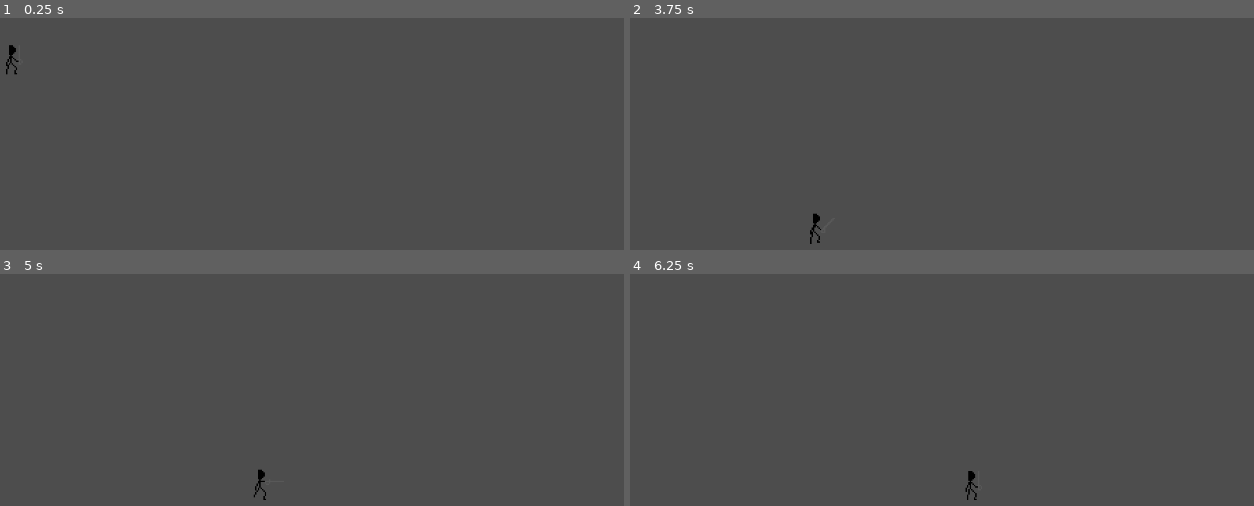
Above: before the commit, frames 1-4 (two rows, left to right).
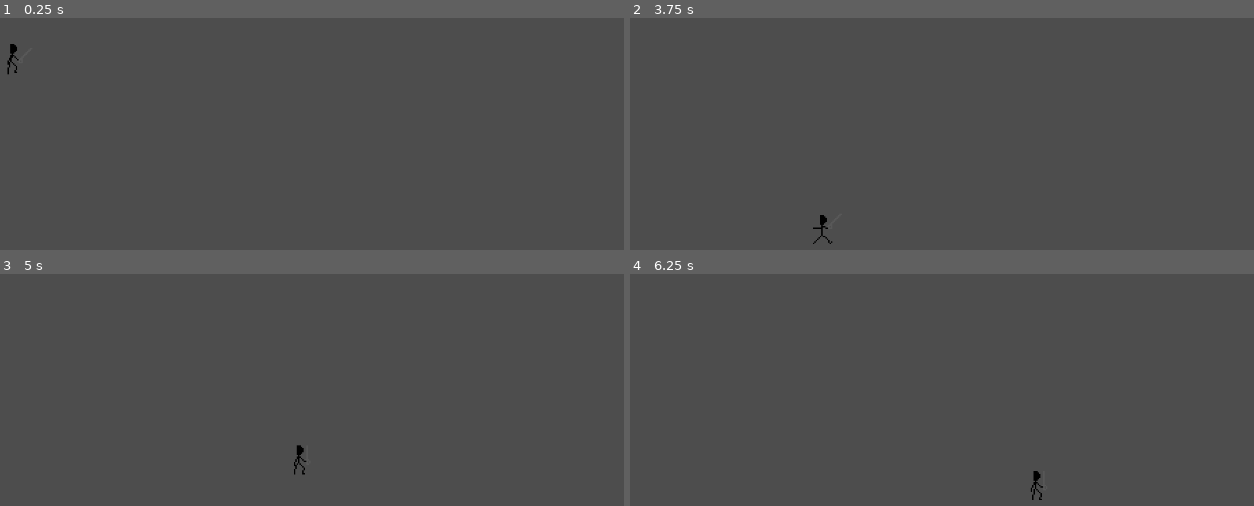
Above: after the commit, the same moments.

Repository: erikdervik/eisen-und-ehre
Game: Godot game, scene res://game.tscn
The game is run twice, just before and just after one commit, with the same random seed, the same clock (stepped at 60 frames per second) and the same inputs.
Inputs:
- Up to frame 1 (0.25 s): no input
- Up to frame 2 (3.75 s): hold D (p1_right) 0.53-2.03 s; tap Space (p1_lunge) at 0.6, 1.55, 2.1, 3.05, 3.6 s; tap W (p1_jump) at 0.77, 1.52, 3.02 s; tap E (p1_attack) at 1.35 s; hold A (p1_left) 2.03-2.78 s; hold D (p1_right) from 2.78 s (still down); tap Q (p1_parry) at 2.85 s
- Up to frame 3 (5 s): tap W (p1_jump) at 3.77, 4.52 s; release D (p1_right) at 4.28 s; hold A (p1_left) from 4.28 s (still down); tap E (p1_attack) at 4.35 s; tap Space (p1_lunge) at 4.55 s
- Up to frame 4 (6.25 s): release A (p1_left) at 5.03 s; hold D (p1_right) 5.03-5.78 s; tap Space (p1_lunge) at 5.1, 6.05 s; hold A (p1_left) from 5.78 s (still down); tap Q (p1_parry) at 5.85 s; tap W (p1_jump) at 6.02 s

The runs differ from the first frame. In frame 1, less than 0.1% of the frame differs, in the area x 0-4%, y 11-25%; in frame 2, 0.2%; in frame 3, 0.2%; in frame 4, 0.2%, in the area x 53-67%, y 84-98%.

Commit message:
lunge approved
lunge wurde verbessert
aber PROBLEM:
der rückwärts schlag geht nciht idk warum

Diff:
--- a/fechter.gd
+++ b/fechter.gd
@@ -60,8 +60,8 @@
 		if Input.is_action_just_pressed("p1_lunge") and state in CAN_LUNGE and lungeTime < -2:
 			state = "LUNGE"
 			velocity = Vector2.ZERO
-			lungeVelocity = 100
-			lungeTime = 0.5
+			lungeVelocity = 150
+			lungeTime = 0.85
 			$AnimatedSprite2D.play("lunge")
 		if Input.is_action_just_pressed("p1_parry") and state in CAN_PARRY and parryTime < -2:
 			state = "PARRY"
--- a/player.tscn
+++ b/player.tscn
@@ -98,10 +98,6 @@
 atlas = ExtResource("2_onrkg")
 region = Rect2(44, 44, 44, 22)
 
-[sub_resource type="AtlasTexture" id="AtlasTexture_dx0e4"]
-atlas = ExtResource("2_onrkg")
-region = Rect2(0, 66, 44, 22)
-
 [sub_resource type="AtlasTexture" id="AtlasTexture_jm5j8"]
 atlas = ExtResource("2_onrkg")
 region = Rect2(44, 66, 44, 22)
@@ -233,9 +229,6 @@
 }, {
 "frames": [{
 "duration": 1.0,
-"texture": SubResource("AtlasTexture_dx0e4")
-}, {
-"duration": 1.0,
 "texture": SubResource("AtlasTexture_jm5j8")
 }, {
 "duration": 1.0,
@@ -243,6 +236,15 @@
 }, {
 "duration": 1.0,
 "texture": SubResource("AtlasTexture_qtqh7")
+}, {
+"duration": 1.0,
+"texture": SubResource("AtlasTexture_qtqh7")
+}, {
+"duration": 1.0,
+"texture": SubResource("AtlasTexture_qtqh7")
+}, {
+"duration": 1.0,
+"texture": SubResource("AtlasTexture_7hik5")
 }],
 "loop": true,
 "name": &"lunge",
@@ -294,5 +296,4 @@
 position = Vector2(2, -10)
 scale = Vector2(2, 2)
 sprite_frames = SubResource("SpriteFrames_q13i1")
-animation = &"backwards"
-frame_progress = 0.46656454
+animation = &"lunge"
Not shown: 1 places in player.tscn that only renumber resources
